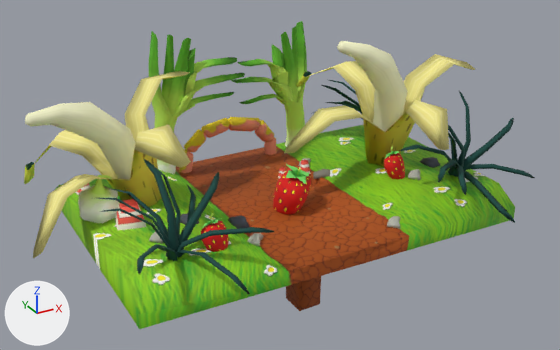
Two versions of the FBX model Assets/Meshes/Mesh_opérationnel/D_block_10.FBX, one commit apart.
Both versions are drawn from a 50 mm camera at (-7.91, -14.41, 7.77) aimed at (0.04, 0.05, 0.54). The lights are fixed; the arrows at lower left show +X, +Y and +Z. Where no turn or scale is listed for an object, it has been applied to the vertices. Vertices at the same position are counted once.

The older version as bpy lines, for what is in view:
```python
me_mesh = bpy.data.meshes.new('Mesh')
me_mesh.from_pydata(...)  # 2738 vertices, 4624 faces; spans x -5.74..5.69, y -3.81..3.53, z -3.47..3.66
# faces by material slot: [4128, 374, 66, 56]
me_mesh.materials.append(mat_material__25)  # picture img_atlasbase_tga
me_mesh.materials.append(mat_lardonlambert3sg)  # picture img_atlasbase_psd
me_mesh.materials.append(mat_blinn1)
me_mesh.materials.append(mat_blinn2)  # picture img_atlasbase_tga_001
ob_sol = bpy.data.objects.new('sol', me_mesh)
ob_sol.location = (0.0, 0.0, 0.0)
```
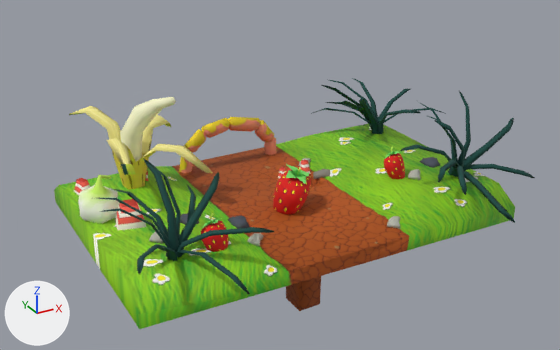
What differs and where, as boxes [x1, y1, x2, y2] in the pictures (560 x 350 px; the box of a moved part takes in the faces that stretch with it):
'sol', reshaped (18% shorter)
    before: [24, 21, 535, 329]
    after: [54, 78, 535, 329]
part 1 of me_mesh, moved or reshaped
    before: [337, 41, 408, 131]
    after: [120, 97, 176, 161]
part 2 of me_mesh, added (yellow)
    after: [69, 106, 213, 189]
part 3 of me_mesh, deleted
    before: [25, 21, 475, 180]
part 4 of me_mesh, cut back
    before: [24, 71, 215, 258]
    after: [208, 219, 215, 224]

The edits, one by one:
Material 'Material #25.001' (mat_material__25_001) is new.
Its texture is img_atlasbase_tga.
Its roughness is 0.859.
me_mesh is used by ob_sol; location (0.0, 0.0, 0.0).
me_mesh had 2738 vertices, 4624 faces and spanned x -5.74..5.69, y -3.81..3.53, z -3.47..3.66.
me_mesh now has 2066 vertices, 3457 faces and spans x -4.81..5.69, y -3.81..3.53, z -3.47..2.51.
me_mesh part 1: the loose piece of 41 vertices spanning x 1.33..3.29, y -0.55..0.28, z 1.0..3.58 is multiplied about its middle by the matrix ((-0.472, -0.487, -0.001), (0.487, -0.472, -0.022), (0.015, -0.016, 0.678)), then moved by (-4.89, 1.5, -0.64), in mat_material__25_001 (picture img_atlasbase_tga).
me_mesh part 2: a new loose piece of 82 vertices spanning x -3.99..-1.53, y -0.03..2.95, z 0.15..2.11, in mat_material__25_001 (picture img_atlasbase_tga).
me_mesh part 3: 15 loose pieces with 672 vertices, spanning x -5.39..5.41, y -2.49..2.91, z -0.24..3.66, are deleted.
Part 4, on me_mesh:
82 vertices are removed from x -5.74..-1.38, y -1.44..2.74, z -0.2..2.89.
160 faces are deleted.
10 new faces join them, mat_material__25 (picture img_atlasbase_tga).
me_mesh now uses material mat_material__25_001 (picture img_atlasbase_tga).
